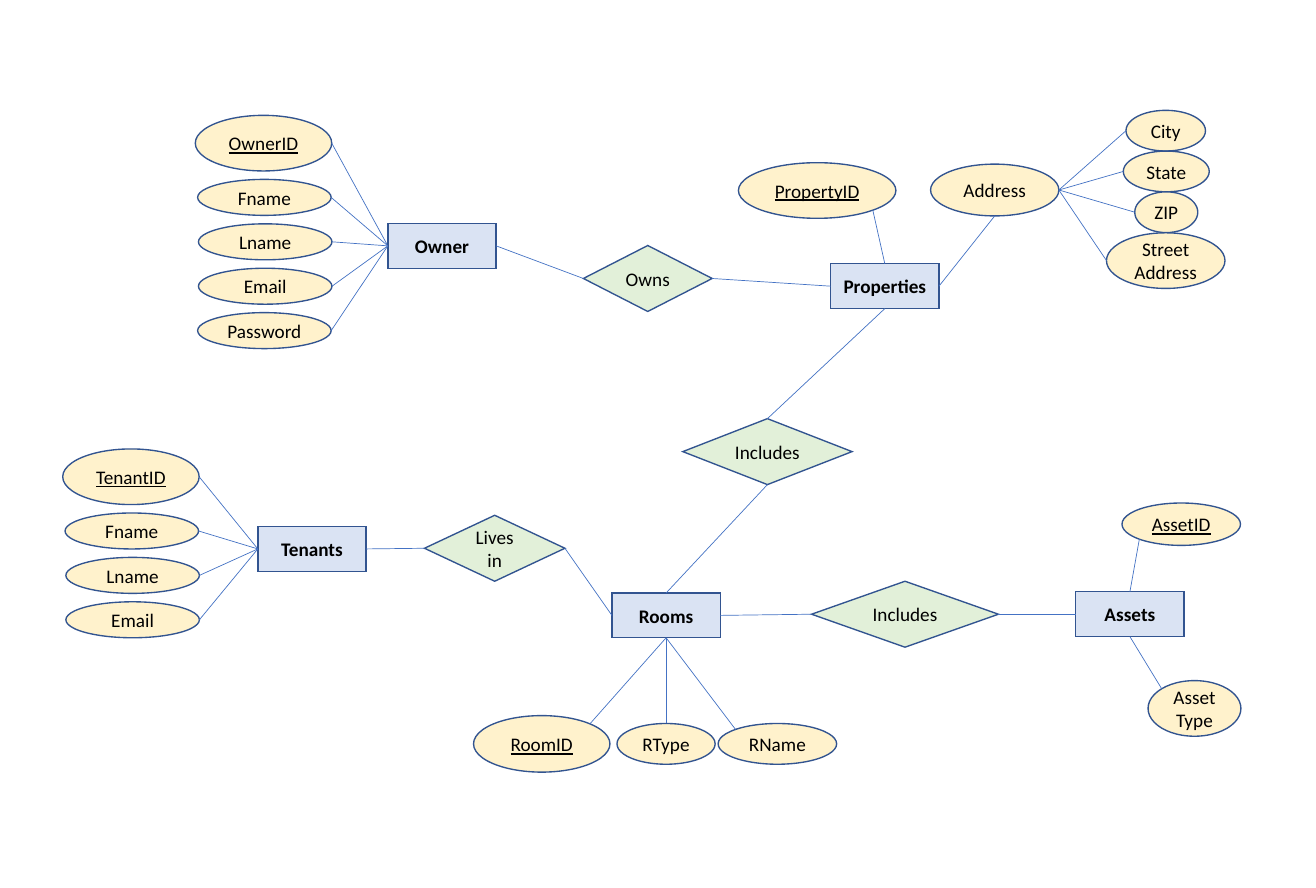
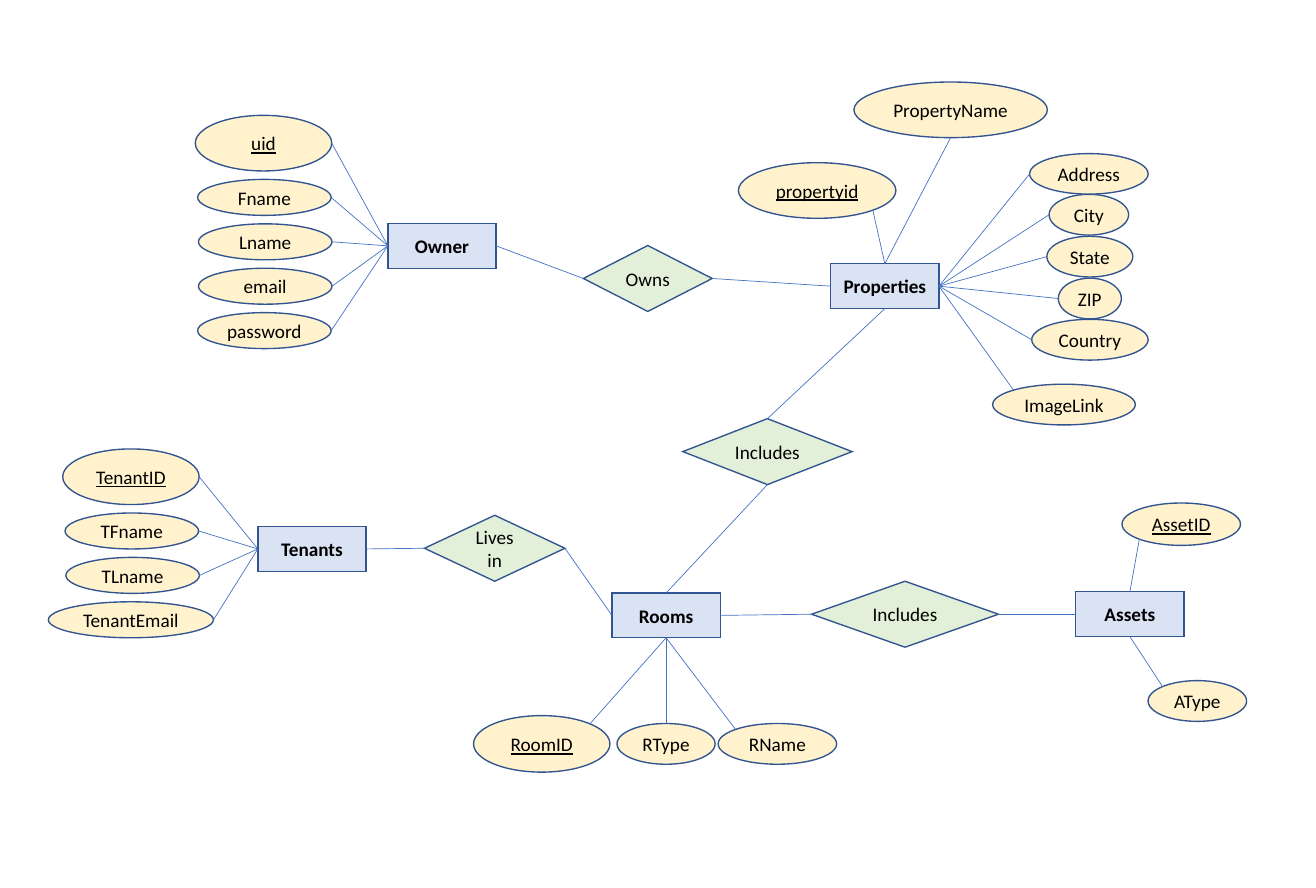
Before and after one commit to TP0948/Senior-Design-Automation, a slide deck: slide 1 of Database Design/ERD.pptx. Drawn at 1316x888 pixels with LibreOffice and Linux fonts; fonts in the diff are those of the drawing. Boxes give left, top, right and bottom in pixels: in the first picture for what was removed or moved away, otherwise in the second. Text is boxed around its words. In the diff, an @@ line names an element or a change of style, - is before the commit and + after.

```diff
--- a/Database Design/ERD.pptx
+++ b/Database Design/ERD.pptx
@@ ellipse added at [854, 82, 1047, 137], fill #FFF2CC, outline #325491 1 pt, 14 pt, text #000000 @@
+PropertyName
@@ text in ellipse at [251, 136, 276, 154]: text changed @@
-OwnerID
+uid
@@ line added from (886, 264) to (951, 138), #4472C4 0.5 pt @@
@@ ellipse removed at [931, 164, 1059, 215] @@
-Address
@@ line moved from (1107, 261) - (1059, 191) to (1030, 174) - (939, 286) @@
@@ ellipse "Address": place and size @@
-ellipse "Address" at [1107, 233, 1225, 288]
+ellipse "Address" at [1030, 154, 1148, 194]
@@ text in ellipse at [1058, 167, 1120, 181]: text changed @@
-Street Address
+Address
@@ text in ellipse at [776, 184, 859, 201]: text changed @@
-PropertyID
+propertyid
@@ line moved from (1126, 130) - (1059, 191) to (1049, 215) - (939, 286) @@
@@ line moved from (1123, 172) - (1059, 191) to (1047, 257) - (939, 286) @@
@@ text in ellipse at [244, 279, 287, 293]: text changed @@
-Email
+email
@@ line moved from (1135, 212) - (1059, 191) to (1058, 299) - (939, 286) @@
@@ line moved from (939, 286) - (995, 216) to (1032, 340) - (939, 286) @@
@@ line added from (1014, 390) to (939, 286), #4472C4 0.5 pt @@
@@ 3 ellipses: place and size @@
-3 ellipses at [1123, 111, 1209, 232]
+3 ellipses at [1047, 194, 1133, 319]
@@ text in ellipse at [227, 324, 301, 341]: text changed @@
-Password
+password
@@ ellipse added at [1032, 320, 1148, 360], fill #FFF2CC, outline #325491 1 pt, 14 pt, text #000000 @@
+Country
@@ ellipse added at [993, 384, 1136, 425], fill #FFF2CC, outline #325491 1 pt, 14 pt, text #000000 @@
+ImageLink
@@ text in ellipse at [101, 525, 163, 538]: text changed @@
-Fname
+TFname
@@ line moved from (199, 620) - (258, 549) to (213, 620) - (258, 549) @@
@@ text in ellipse at [102, 570, 164, 583]: text changed @@
-Lname
+TLname
@@ ellipse "TenantEmail": place and size @@
-ellipse "TenantEmail" at [66, 602, 199, 638]
+ellipse "TenantEmail" at [48, 602, 213, 638]
@@ text in ellipse at [83, 613, 179, 627]: text changed @@
-Email
+TenantEmail
@@ ellipse "AType": place and size @@
-ellipse "AType" at [1148, 681, 1241, 736]
+ellipse "AType" at [1148, 681, 1247, 722]
@@ text in ellipse at [1174, 695, 1220, 711]: text changed @@
-Asset Type
+AType
```
Also in this commit, not shown: 5 other files.
